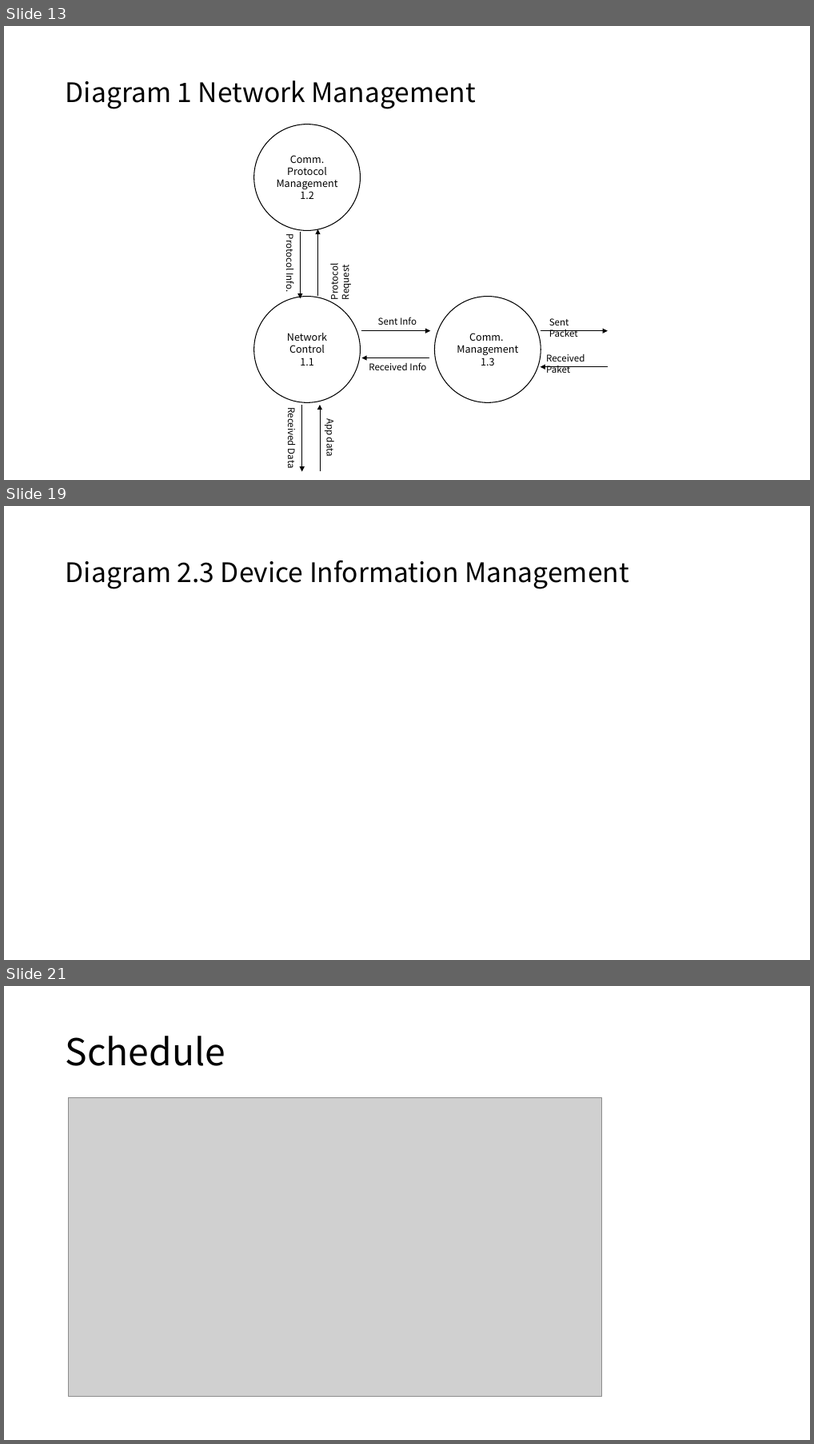
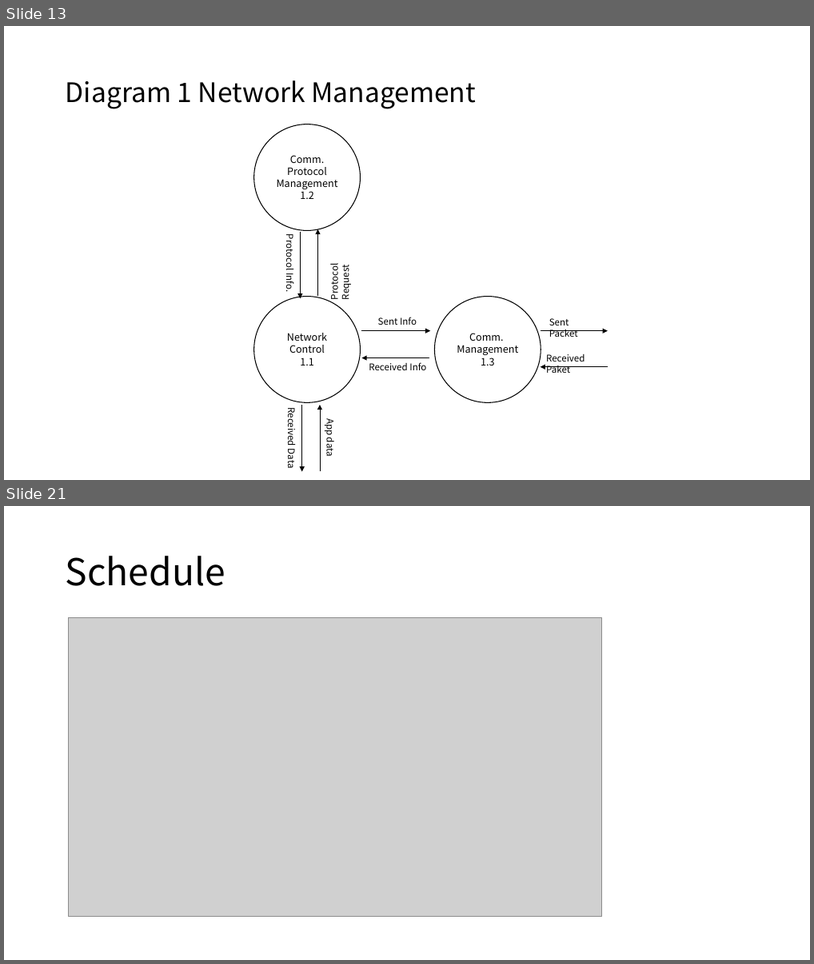
Before and after one commit to soobinjeon/MinT, a slide deck: doc/Framework Development Note.pptx. Shown one above the other, each under a label of ours: slides 13, 19 and 21 before the commit, slides 13 and 21 after it; the slides between them are not shown. The pictures are 814x1444 and 814x964 pixels, drawn with LibreOffice and Linux fonts; fonts in the diff are those of the drawing; grey boxes stand for pictures. Boxes give left, top, right and bottom in pixels: in the first picture for what was removed or moved away, otherwise in the second. Text is boxed around its words. In the diff, an @@ line names an element or a change of style, - is before the commit and + after.

```diff
--- a/doc/Framework Development Note.pptx
+++ b/doc/Framework Development Note.pptx
@@ slide 19 removed at box(4, 506, 810, 960), background #FFFFFF @@
@@ title removed at box(66, 560, 630, 589) @@
-Diagram 2.3 Device Information Management
```
Also in this commit, not shown: 6 slides changed, 5 slides added, 3 other slides removed, 10 other files.
